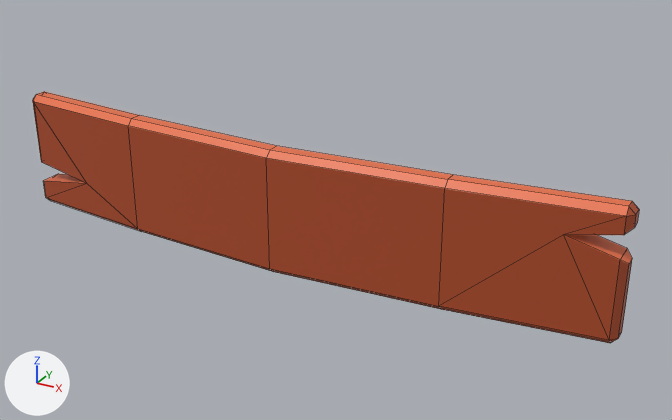
Two versions of the FBX model Assets/Meshes/SM_Plank_001.fbx, one commit apart.
The view is the same before and after, from a camera (50 mm lens) standing at (1.013, -1.638, 0.96) and looking at (0.108, 0.006, 0.138). The axes (+X, +Y, +Z) are drawn at lower left. The lights are the same throughout. Mesh edges are drawn as thin lines. Where no turn or scale is listed for an object, it has been applied to the vertices.

In view in the first picture: 'Plank_001'.
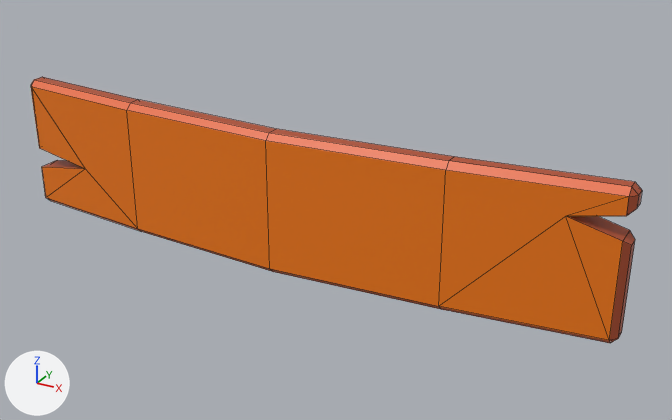
Commit message: Updated plank with the right colors

Pixel boxes (x1, y1, x2, y2) of what changed, in the pictures (672 x 420 px; the box of a moved part takes in the faces that stretch with it):
'Plank_001', reshaped, surface changed (brown to orange): before (33, 92, 639, 343); after (31, 77, 642, 343)
part 1 of me_mesh, moved or reshaped: before (33, 92, 639, 340); after (31, 77, 642, 340)
part 2 of me_mesh, surface changed: (47, 198, 617, 343) in both

The change in detail:
me_mesh is used by ob_plank_001; location (0.0, 0.0, 0.0).
me_mesh had 68 vertices, 76 faces and spanned x -0.744..0.744, y -0.099..0.018, z 0.0..0.289.
me_mesh now has 68 vertices, 76 faces and spans x -0.744..0.744, y -0.099..0.018, z 0.0..0.327.
me_mesh part 1: all 44 vertices in x -0.744..0.744, y -0.099..0.018, z 0.05..0.289 are moved by (0.0, 0.0, 0.038).
me_mesh part 2: texture (UV) coordinates of 76 of 76 faces, centred in x -0.744..0.744, y -0.087..0.014, z 0.0..0.289, changed; they spanned u 0.05..0.62, v 0.35..0.45 and now span u 0.11..0.68, v 0.3..0.46.
